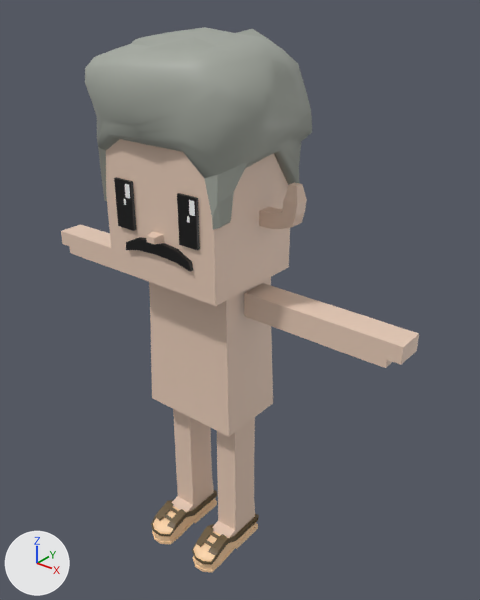
One commit to the FBX model mustachiorascals/fbx/9311b42e-d05a-47d3-929d-f6c32de5a502.fbx: the scene before it, then after it.
One viewpoint serves both versions: a 50 mm lens placed at (0.0235, -0.0254, 0.0343), pointed at (0.001, 0.0028, 0.0169). The axes (+X, +Y, +Z) are drawn at lower left. The lights are the same throughout. Where no turn or scale is listed for an object, it has been applied to the vertices.

In view in the first picture: 'e_5', 'eye_4', 'f_boat', 'h_afro', 'm_anchorman', 'mustachio_arms', 'mustachio_body', 'mustachio_head', 'mustachio_legs'.
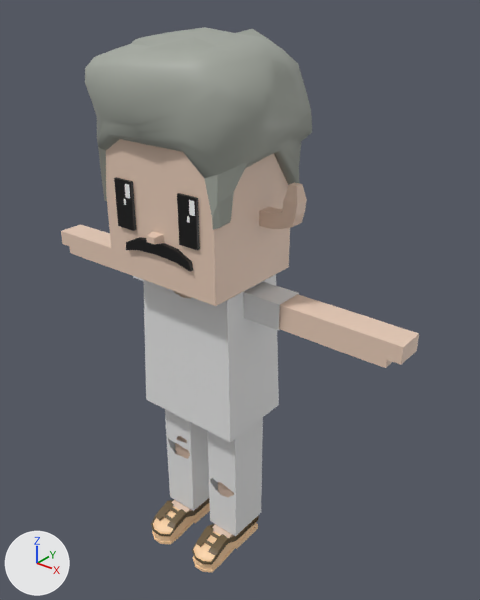
The change, as a list of edits to the scene's bpy script:
```text
Add mat_upper_garment_1:
    mat_upper_garment_1 = principled_material('upper_garment_1')
    mat_upper_garment_1.base_color = (0.8, 0.8, 0.8)  # white #e7e7e7
Add mat_lower_garment:
    mat_lower_garment = principled_material('lower_garment')
    mat_lower_garment.base_color = (0.8, 0.8, 0.8)  # white #e7e7e7
Add me_mesh_011:
    me_mesh_011.from_pydata(...)  # 24 vertices, 18 faces; spans x -0.00561..0.00561, y 0.00027..0.00209, z 0.01737..0.01893
    me_mesh_011.materials.append(mat_upper_garment_1)  # white #e7e7e7
Add me_mesh_003_1:
    me_mesh_003_1.from_pydata(...)  # 277 vertices, 244 faces; spans x -0.00297..0.00299, y -0.00021..0.00257, z 0.0014..0.01069
    me_mesh_003_1.materials.append(mat_lower_garment)  # white #e7e7e7
Add me_mesh_010:
    me_mesh_010.from_pydata(...)  # 230 vertices, 212 faces; spans x -0.00349..0.00349, y -0.0013..0.00353, z 0.00994..0.01894
    me_mesh_010.materials.append(mat_upper_garment_1)  # white #e7e7e7
Add ob_c_shirt_2:
    ob_c_shirt_2 = bpy.data.objects.new('c_shirt_2', me_mesh_011)
    ob_c_shirt_2.location = (0.0, 0.0, 0.0)
Add ob_c_rippedjeans:
    ob_c_rippedjeans = bpy.data.objects.new('c_rippedjeans', me_mesh_003_1)
    ob_c_rippedjeans.location = (0.0, 0.0, 0.0)
Add ob_c_shirt_1:
    ob_c_shirt_1 = bpy.data.objects.new('c_shirt_1', me_mesh_010)
    ob_c_shirt_1.location = (0.0, 0.0, 0.0)
```

Changed parts and their boxes (x1, y1, x2, y2) in the pictures (480 x 600 px):
'c_shirt_1', added: after (143, 274, 279, 442)
'c_rippedjeans', added: after (165, 409, 263, 536)
'c_shirt_2', added: after (133, 276, 299, 331)
'mustachio_body', unchanged, covered by the edit: before (149, 277, 273, 437); after (174, 291, 192, 298)
'mustachio_legs', unchanged, covered by the edit: before (172, 409, 255, 538); after (172, 436, 234, 538)
